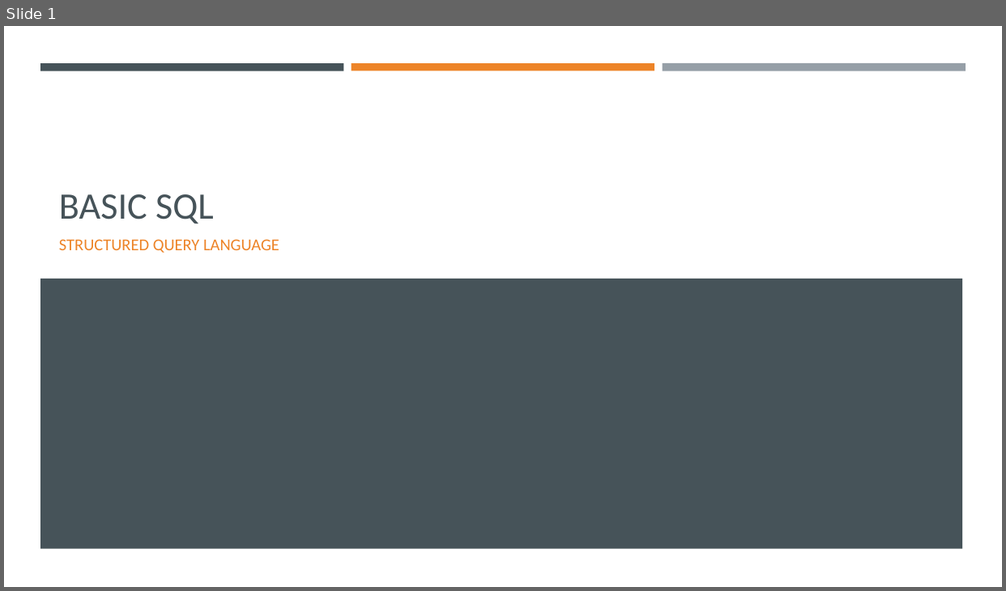
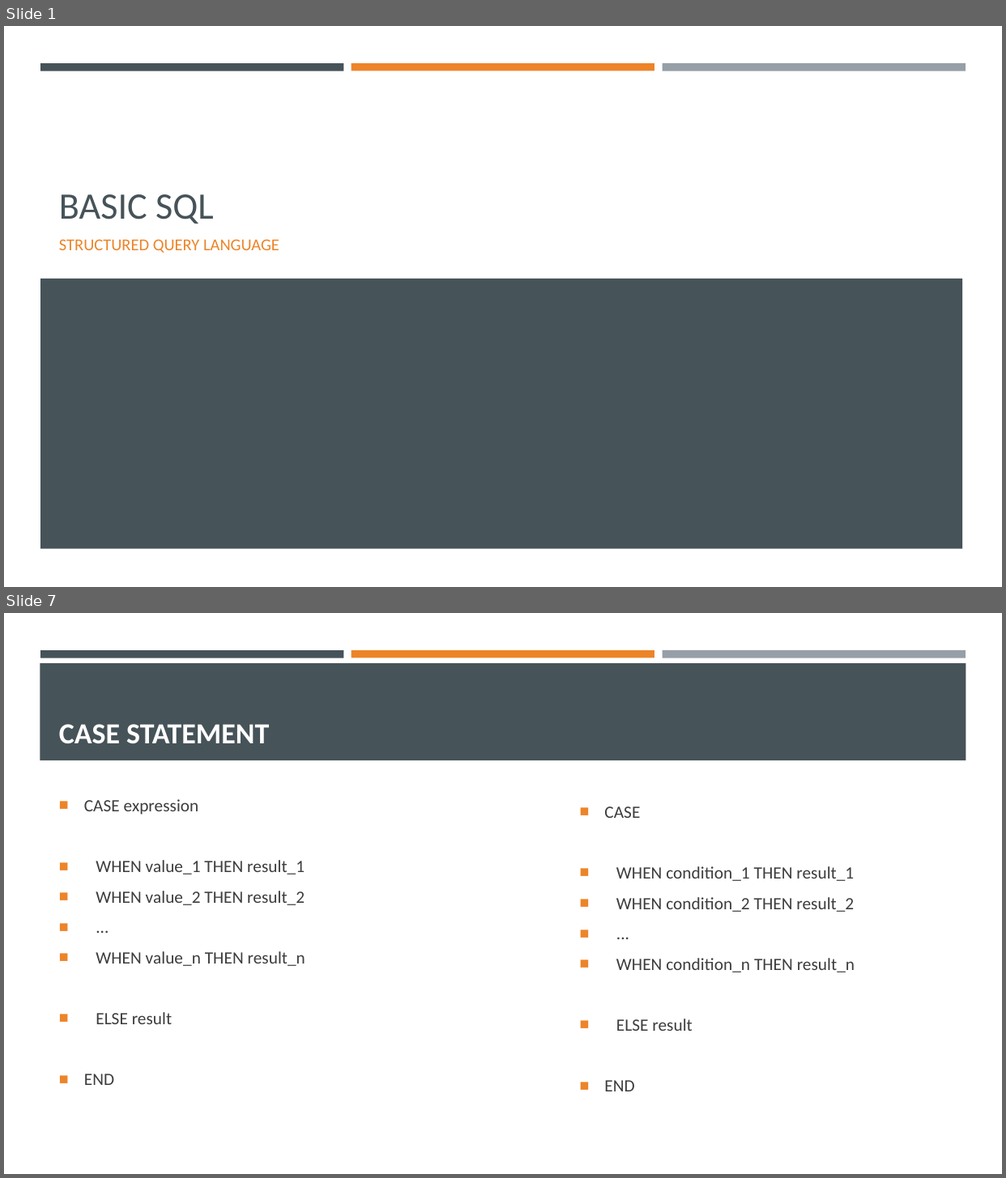
Before and after one commit to BunditSpace/Backend-Training, a slide deck: sql/Basic SQL.pptx. Shown one above the other, each under a label of ours: slide 1 before the commit, slides 1 and 7 after it; the slides between them are not shown. The pictures are 1006x591 and 1006x1178 pixels, drawn with LibreOffice and Linux fonts; fonts in the diff are those of the drawing. Boxes give left, top, right and bottom in pixels: in the first picture for what was removed or moved away, otherwise in the second. Text is boxed around its words. In the diff, an @@ line names an element or a change of style, - is before the commit and + after.

```diff
--- a/sql/Basic SQL.pptx
+++ b/sql/Basic SQL.pptx
@@ slide 7 added at (4,613,1002,1174), background #FFFFFF; not listed: 3 template elements that a slide beside it also shows @@
@@ rectangle added at (40,663,966,760), fill #465359 @@
@@ title added at (59,724,269,744), 28 pt, text #FFFFFF, bold @@
+CASE STATEMENT
@@ text added at (84,799,305,1085), 16.6 pt, text #3D3D3D @@
+■ CASE expression
+■ WHEN value_1 THEN result_1
+■ WHEN value_2 THEN result_2
+■ ...
+■ WHEN value_n THEN result_n
+■ ELSE result
+■ END
@@ text added at (604,807,854,1092), 16.6 pt, text #3D3D3D @@
+■ CASE
+■ WHEN condition_1 THEN result_1
+■ WHEN condition_2 THEN result_2
+■ ...
+■ WHEN condition_n THEN result_n
+■ ELSE result
+■ END
```
Also in this commit, not shown: 2 slides changed, 4 other slides added, 6 slides removed, 3 other files.
